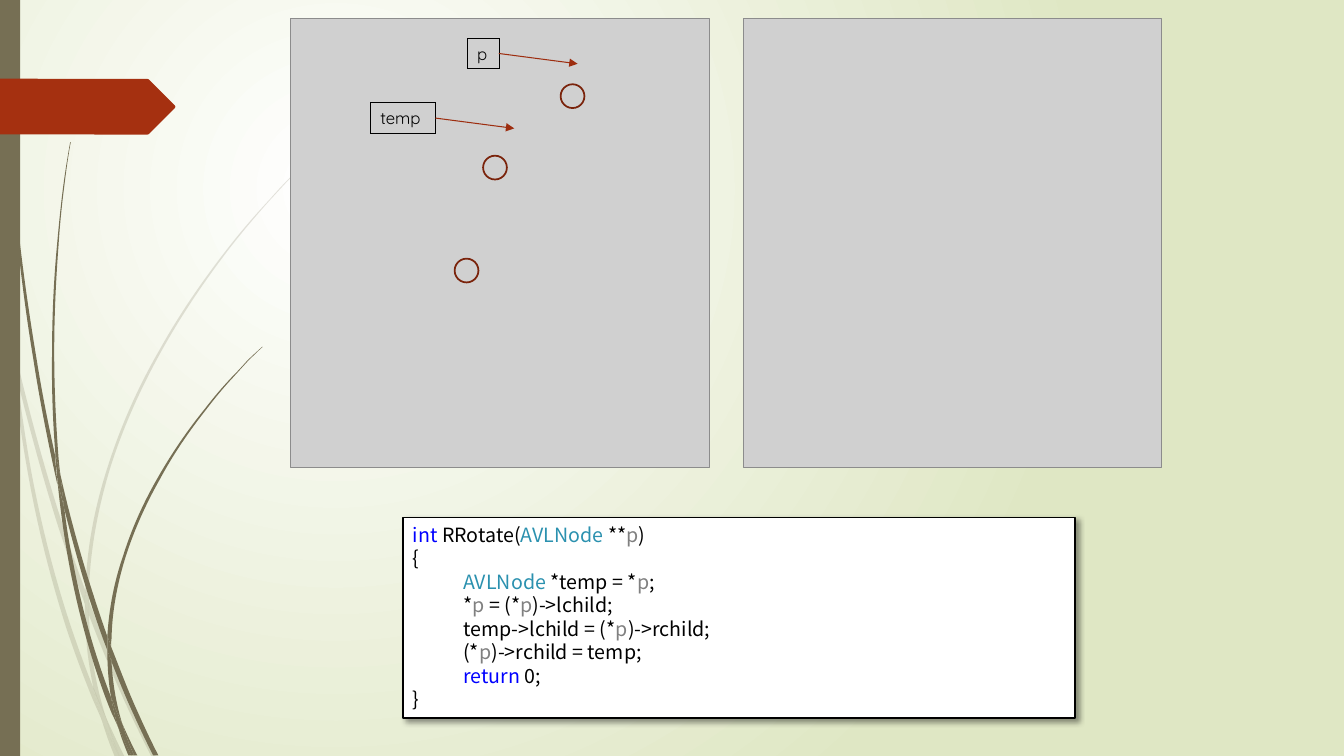
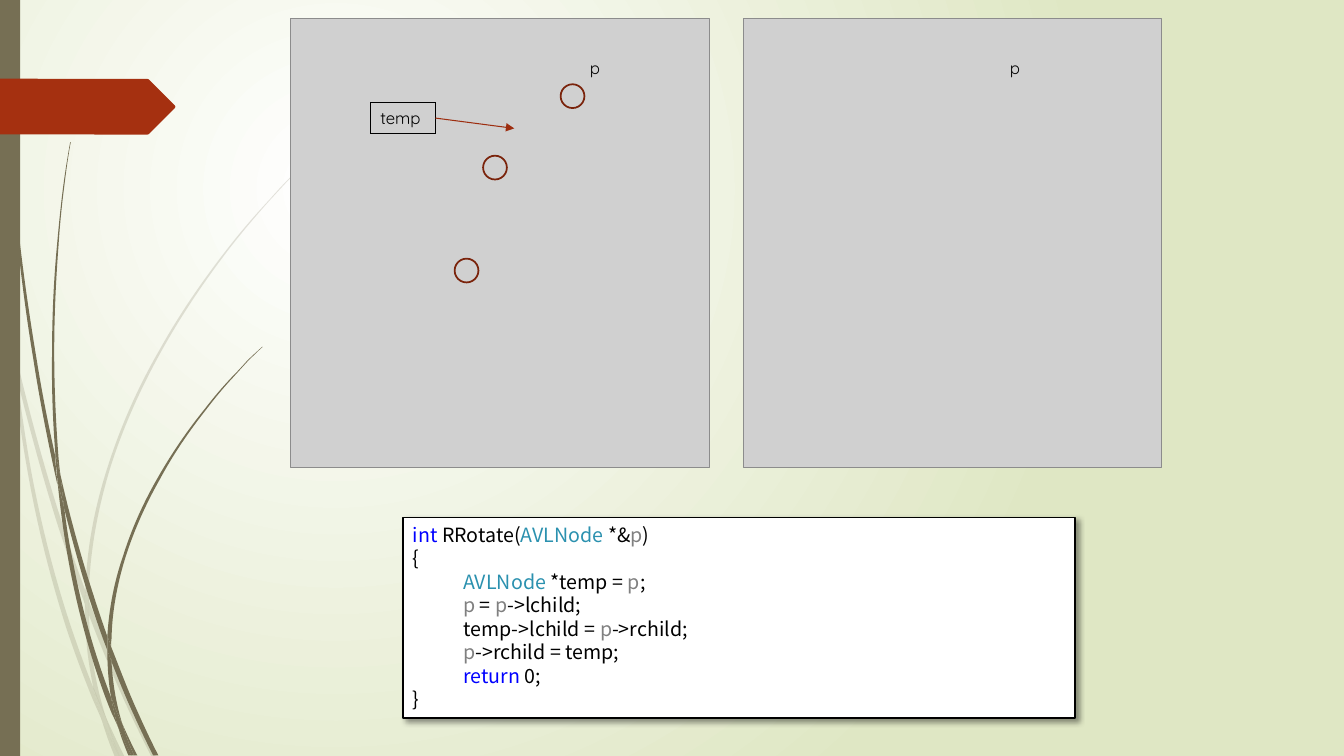
Before and after one commit to TeacherPeng/Datastruct, a slide deck: slide 34 of 教案/第08章 集合与查找.pptx. Drawn at 1344x756 pixels with LibreOffice and Linux fonts; fonts in the diff are those of the drawing; grey boxes stand for pictures. Boxes give left, top, right and bottom in pixels: in the first picture for what was removed or moved away, otherwise in the second. Text is boxed around its words. In the diff, an @@ line names an element or a change of style, - is before the commit and + after.

```diff
--- a/教案/第08章 集合与查找.pptx
+++ b/教案/第08章 集合与查找.pptx
@@ arrow removed from (499, 53) to (578, 64) @@
@@ text "p": place and size @@
-text "p" at (467,38,499,69)
+text "p" at (590,65,600,78)
@@ text "p" at (590,65,600,78): outline #000000 0.75 pt to none @@
@@ text added at (1010,65,1020,78), 12 pt, text #000000 @@
+p
@@ text in rectangle at (413,526,649,547): text changed @@
-int RRotate(AVLNode **p)
+int RRotate(AVLNode *&p)
@@ text in rectangle at (463,573,688,664): text changed @@
-  AVLNode *temp = *p;
-  *p = (*p)->lchild;
-  temp->lchild = (*p)->rchild;
-  (*p)->rchild = temp;
+  AVLNode *temp = p;
+  p = p->lchild;
+  temp->lchild = p->rchild;
+  p->rchild = temp;
```
Also in this commit, not shown: 8 other slides changed, 1 other file.
